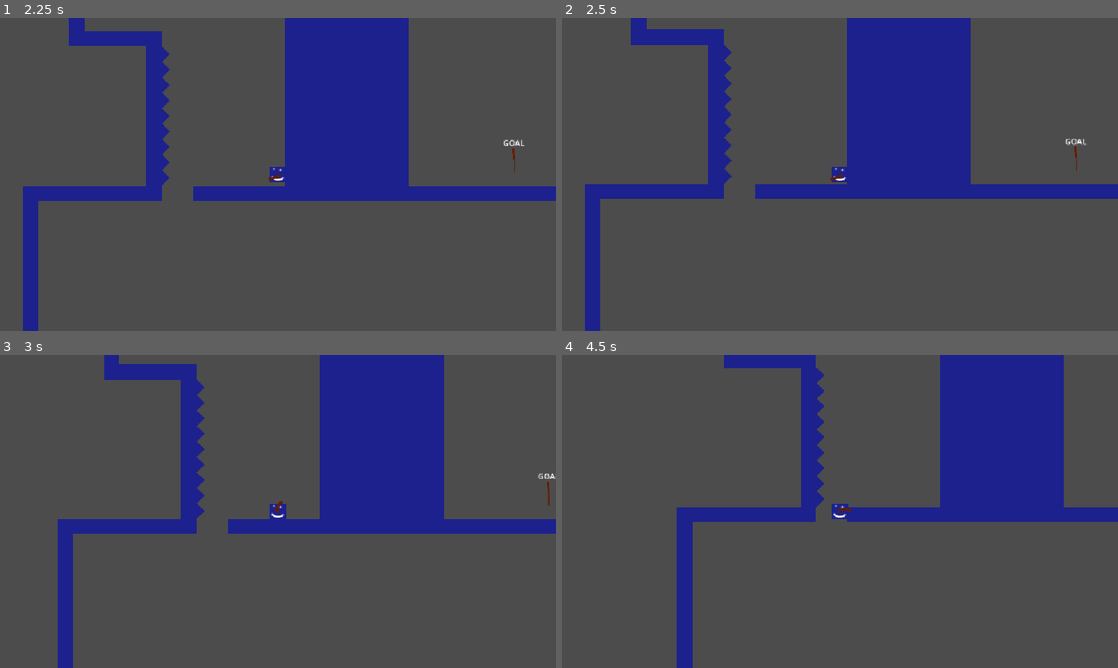
Above: before the commit, frames 1-4 (two rows, left to right).
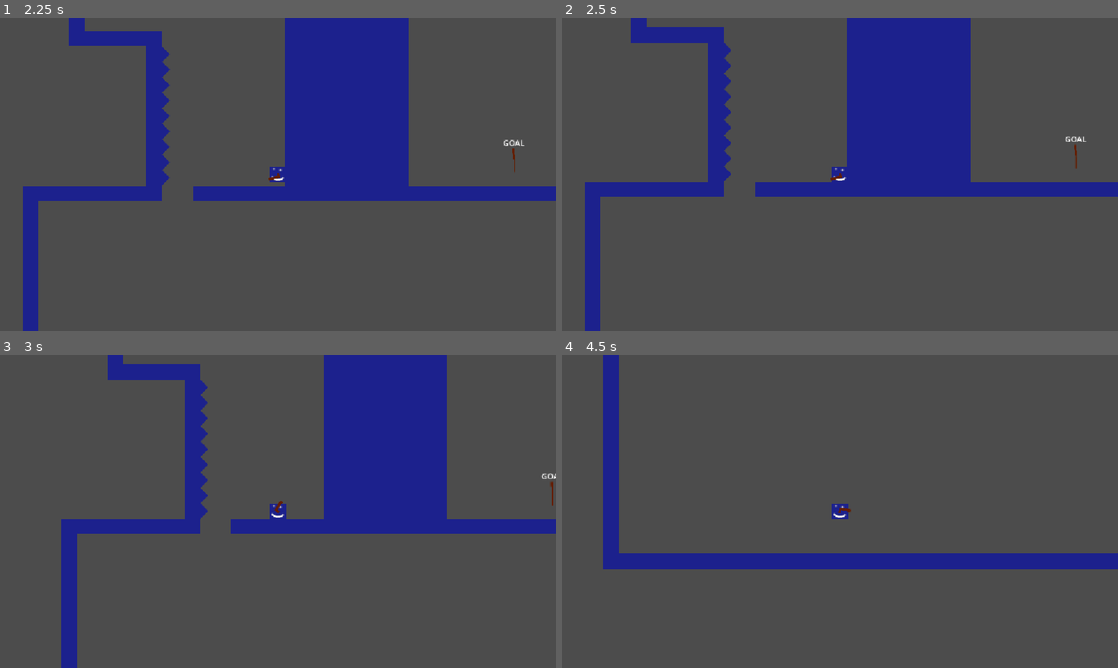
Above: after the commit, the same moments.

Repository: ejoit/Shooter-Game
Game: Godot game, scene res://Scenes/tile_screen.tscn
Same seed, same stepped clock (60 frames per second), same inputs: the game is played once before the commit and once after it.
Inputs (mouse positions are in pixels of both pictures, inside the frame that each line leads up to):
- Up to frame 1 (2.25 s): click "START" at 0.5 s; tap Enter (ui_accept) at 1.25, 1.52 s; move the mouse to (400, 158) at 1.27 s; hold Right (ui_right) from 1.28 s (still down); click (400, 158) at 1.35 s; move the mouse to (166, 190) at 2.02 s; click (166, 190) at 2.1 s
- Up to frame 2 (2.5 s): keep holding Right (ui_right); tap Enter (ui_accept) at 2.27 s
- Up to frame 3 (3 s): move the mouse to (333, 442) at 2.77 s; release Right (ui_right) at 2.78 s; hold Left (ui_left) from 2.78 s (still down); click (333, 442) at 2.85 s
- Up to frame 4 (4.5 s): move the mouse to (812, 574) at 3.52 s; release Left (ui_left) at 3.53 s; hold Right (ui_right) from 3.53 s (still down); click (812, 574) at 3.6 s; tap Enter (ui_accept) at 3.77 s; move the mouse to (1006, 558) at 4.27 s; click (1006, 558) at 4.35 s

Frame 1 is identical in both runs. In frame 2, 1.4% of the frame differs, in the area x 4-100%, y 2-58%; in frame 3, 2.2%; in frame 4, 24%, in the area x 7-100%, y 0-100%.

Commit message:
Wall climb now works

Diff:
--- a/Player/Scripts/fall.gd
+++ b/Player/Scripts/fall.gd
@@ -11,6 +11,7 @@
 
 
 func physics_update(delta: float) -> void:
+
 	print("fall")
 	player.velocity.y += GRAVITY * delta
 	player.velocity.x = move_toward(player.velocity.x, player.direction * speed, acceleration * delta)
@@ -21,5 +22,5 @@
 	elif player.is_on_floor() and player.velocity.x == 0:
 		state_machine.change_state("idle")
 		return
-	elif player.is_on_wall():
-			state_machine.change_state("wall")
+	elif player.is_on_wall() and player.can_wall_slide == true:
+			state_machine.change_state("wall" )
--- a/Player/Scripts/idle.gd
+++ b/Player/Scripts/idle.gd
@@ -10,7 +10,7 @@
 	player.wall_timer_started = false
 
 func physics_update(_delta: float) -> void:
-
+	player.can_wall_slide = true
 	print("idle")
 	if Input.is_action_just_pressed("ui_left") or Input.is_action_just_pressed("ui_right"):
 		state_machine.change_state("move")
--- a/Player/Scripts/move.gd
+++ b/Player/Scripts/move.gd
@@ -9,7 +9,7 @@
 	player.wall_timer_started = false
 
 func physics_update(delta: float) -> void:
-
+	player.can_wall_slide = true
 	print("movin")
 	player.velocity.x = move_toward(player.velocity.x, player.direction * speed, acceleration * delta)
 
--- a/Player/Scripts/newplayer.gd
+++ b/Player/Scripts/newplayer.gd
@@ -11,7 +11,6 @@
 func _physics_process(delta: float) -> void:
 
 	direction = Input.get_axis("ui_left", "ui_right")
-
 	print("can wall slide=", can_wall_slide)
 
 
--- a/Player/Scripts/player.gd
+++ b/Player/Scripts/player.gd
@@ -106,6 +106,8 @@
 	if recoil_timer_end == true:
 		change_state(States.AIR)
 
+
+
 func _on_recoil_timer_timeout() -> void:
 	recoil_timer_end = false
 
--- a/Player/Scripts/wall.gd
+++ b/Player/Scripts/wall.gd
@@ -7,7 +7,7 @@
 
 func enter() -> void:
 	player = state_machine.get_parent()
-	$"../../Timers/on_wall".start()
+
 	player.velocity.y = 0
 	print("CHANGED TO WALL")
 
@@ -19,16 +19,14 @@
 
 	if player.wall_timer_started == false:
 		player.wall_timer_started = true
-		#moved timer to start function but may try agian here later
+		$"../../Timers/on_wall".start()
 	if player.is_on_floor() and player.velocity.y >= 0:
 		state_machine.change_state("move")
 	if not player.is_on_wall():
 		state_machine.change_state("fall")
 
 func exit() -> void:
+		player.can_wall_slide = false
+func _on_on_wall_timeout() -> void:
 
-	player.wall_timer_started = false
-
-func _on_on_wall_timeout() -> void:
-	player.can_wall_slide = false
 	state_machine.change_state("fall")
